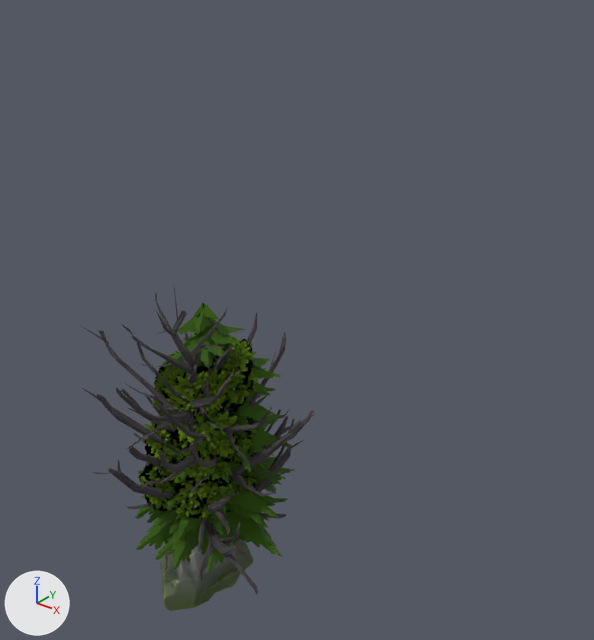
Renders of the glTF model apps/client/public/assets/nature/nature.glb from each side of a commit.
Rendered twice from a camera (50 mm lens) standing at (16.5, -15.7, 20.6) and looking at (2.4, 1.8, 9.7). Arrows for +X, +Y and +Z are at lower left; the lights stay in place. The picture after the commit comes second. Where no turn or scale is listed for an object, it has been applied to the vertices.

Names of what the first picture shows: 'CommonTree_1.001', 'CommonTree_2.001', 'CommonTree_3.001', 'CommonTree_4.001', 'DeadTree_1.001', 'DeadTree_2.001', 'Pine_2.001', 'Pine_4.001', 'Pine_5.001', 'Rock_Medium_3.001' and 5 more.
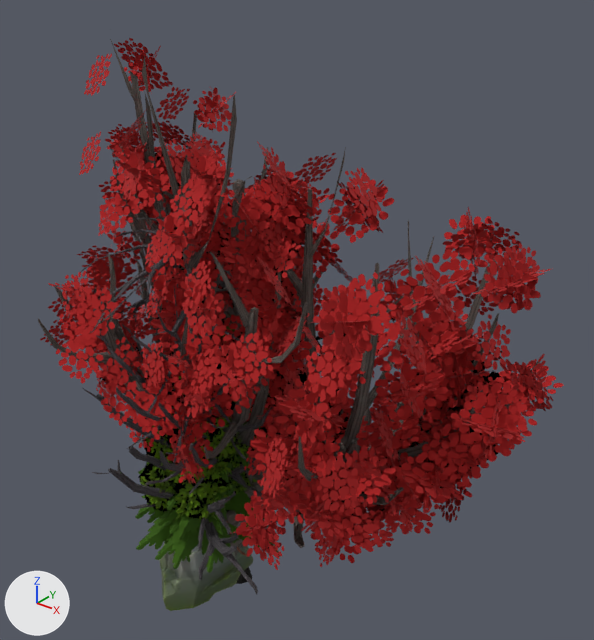
Boxes (x1, y1, x2, y2) around the edits, measured in the pictures (594 x 640 px):
'TwistedTree_1.001', added (red)
    after: (136, 147, 563, 584)
    faces in mat_leaves_twistedtree: (137, 153, 563, 570)
    faces in mat_bark_twistedtree: (136, 147, 540, 584)
'TwistedTree_3.001', added (red)
    after: (38, 141, 344, 484)
    faces in mat_leaves_twistedtree: (40, 141, 344, 484)
    faces in mat_bark_twistedtree: (38, 147, 344, 459)
'TwistedTree_2.001', added (red)
    after: (48, 29, 329, 440)
    faces in mat_leaves_twistedtree: (48, 38, 329, 440)
    faces in mat_bark_twistedtree: (54, 29, 323, 414)
'DeadTree_3.001', added
    after: (81, 206, 243, 464)

The edits, one by one:
Picture 'Bark_TwistedTree' (img_bark_twistedtree) is new.
Material 'Bark_TwistedTree' (mat_bark_twistedtree) is new.
Uses the picture img_bark_twistedtree.
Mesh me_tree_040 is new.
It has 1499 vertices, 1380 faces and spans x -5.1..5.1, y -5.2..5.2, z -7.9..7.9.
Faces by material slot: [1006, 374].
It uses material mat_bark_twistedtree.
It uses material mat_leaves_twistedtree.
Mesh me_tree_039 is new.
It has 1481 vertices, 1388 faces and spans x -4.7..4.7, y -4.2..4.2, z -8.9..8.9.
Faces by material slot: [1029, 359].
It uses material mat_bark_twistedtree.
It uses material mat_leaves_twistedtree.
Mesh me_tree_038 is new.
It has 2091 vertices, 1741 faces and spans x -6.6..6.6, y -5.1..5.1, z -7.7..7.7.
Faces by material slot: [1037, 704].
It uses material mat_bark_twistedtree.
It uses material mat_leaves_twistedtree.
Mesh me_tree_019 is new.
It has 739 vertices, 1154 faces and spans x -3.19..3.19, y -3.21..3.21, z -6.62..6.62.
It uses material mat_bark_deadtree.
Object 'TwistedTree_3.001' (ob_twistedtree_3_001) is new; it shows me_tree_040.
Its location is (0.68, 1.11, 7.74).
Object 'TwistedTree_2.001' (ob_twistedtree_2_001) is new; it shows me_tree_039.
Its location is (-1.47, 1.18, 8.71).
Object 'TwistedTree_1.001' (ob_twistedtree_1_001) is new; it shows me_tree_038.
Its location is (4.39, 1.29, 7.54).
Object 'DeadTree_3.001' (ob_deadtree_3_001) is new; it shows me_tree_019.
Its location is (-0.66, 0.18, 6.28).
